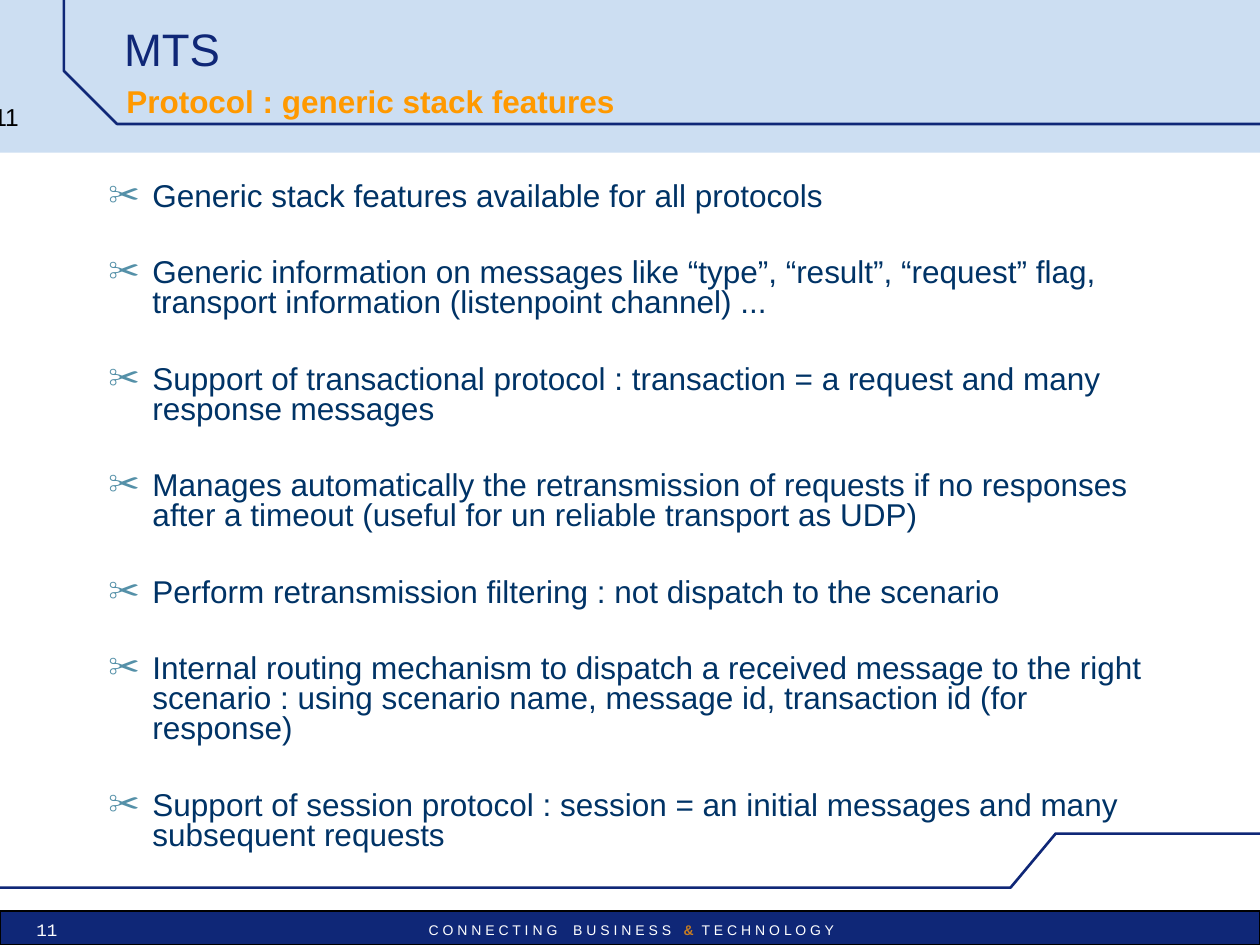
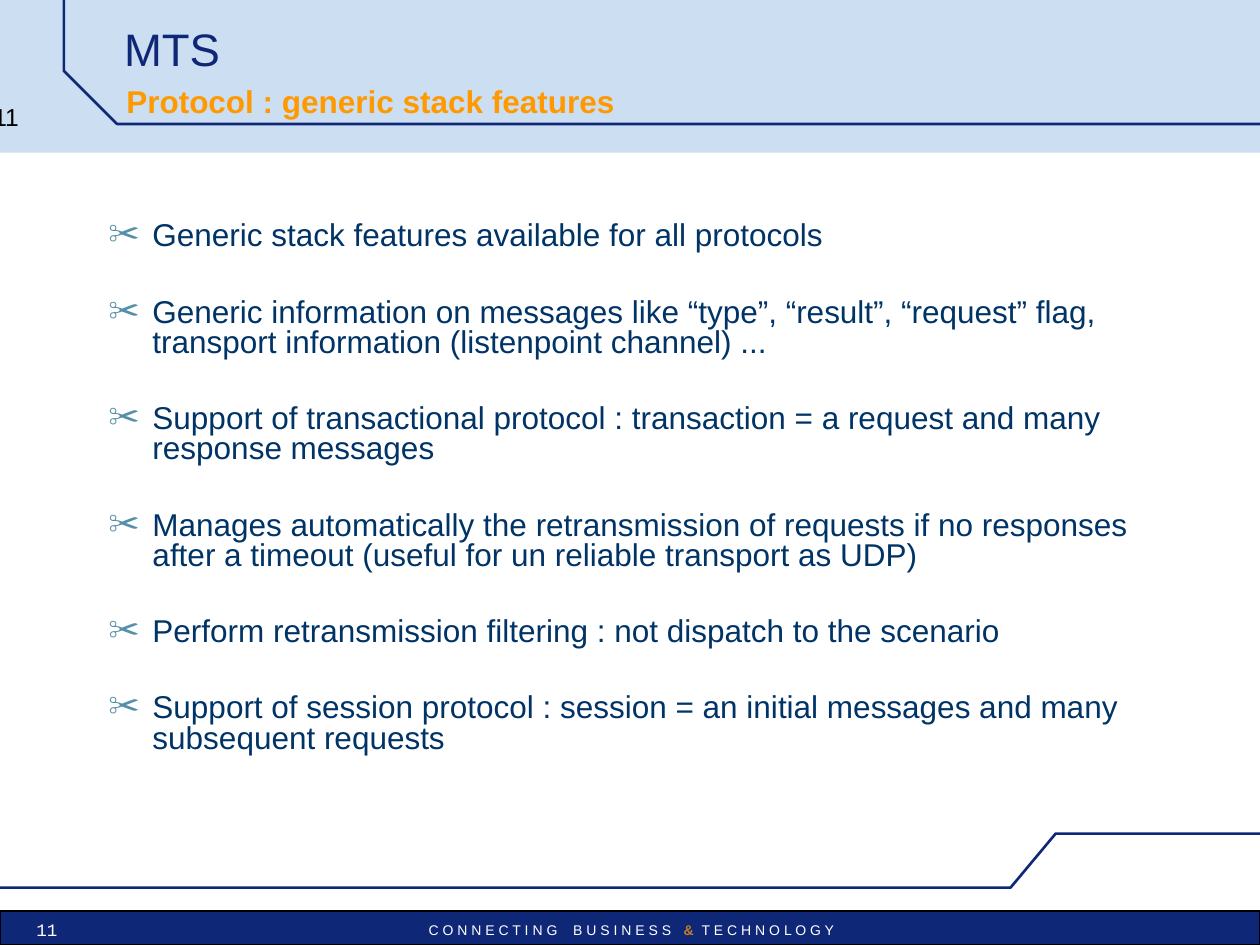
Before and after one commit to satishghiwari/mts-project, a slide deck: slide 11 of mts/src/main/doc/MTS_pres_technical.ppt. Drawn at 1260x945 pixels with LibreOffice and Linux fonts; fonts in the diff are those of the drawing; background and template pictures are left out. Boxes give left, top, right and bottom in pixels: in the first picture for what was removed or moved away, otherwise in the second. Text is boxed around its words. In the diff, an @@ line names an element or a change of style, - is before the commit and + after.

```diff
--- a/mts/src/main/doc/MTS_pres_technical.ppt
+++ b/mts/src/main/doc/MTS_pres_technical.ppt
@@ text "Generic stack features available for ...": place and size @@
-text "Generic stack features available for ..." at box(152, 184, 1141, 852)
+text "Generic stack features available for ..." at box(152, 223, 1127, 755)
@@ text at box(152, 656, 1141, 745): paragraph removed @@
-✂ Internal routing mechanism to dispatch a received message to the right scenario : using scenario name, message id, transaction id (for response)
```
Also in this commit, not shown: 1 other slide changed.
